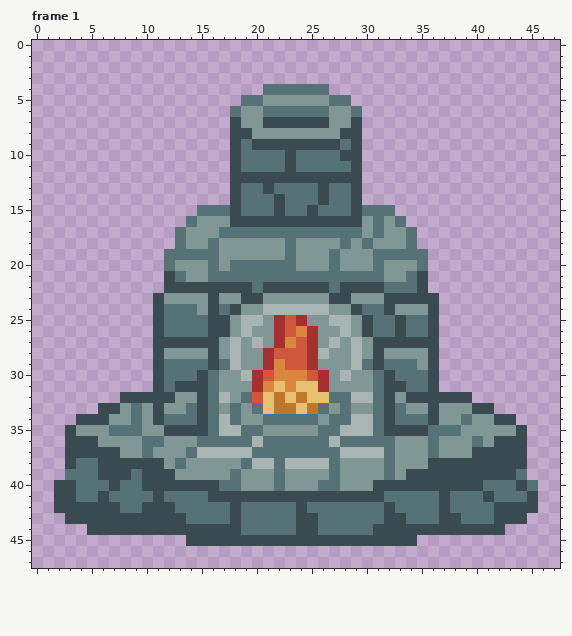
Pixel-art file -- Assets/Visual/ASE Sprites/cardforge.ase. Above, as it was before the edit.
48x48 pixels, 1 frame. Colours within 5 levels of each other are drawn and written as one. Shown: frame 1. The commit also changed other frames, which this record leaves out.
The same view after the edit:
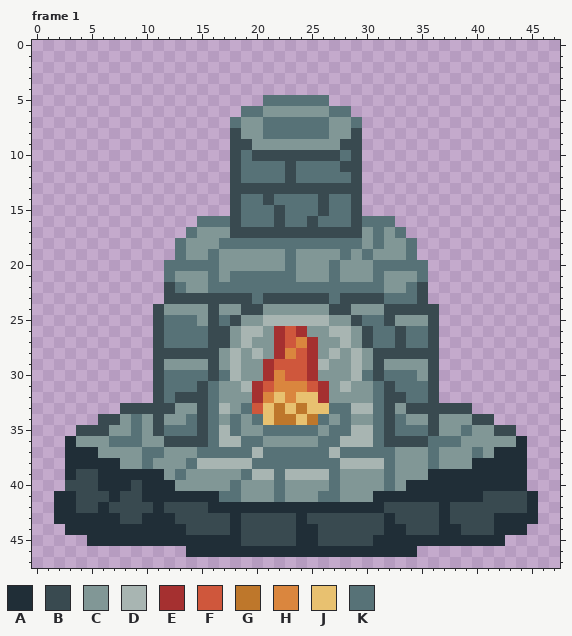
Palette (. is transparent): A #202e37  B #394a50  C #819796  D #a8b5b2  E #a53030  F #cf573c  G #be772b  H #da863e  J #e8c170  K #577277
The exact change:
Changed rows in their new state; - is an unchanged pixel.
Frame 1:
first column x 2:
 4 -------------------......-------------------
 5 -----------------..KKKKKK..-----------------
 6 ----------------.KKCCCCCCKK.----------------
 7 ----------------K--KKKKKK--K----------------
 8 -----------------C-KKKKKK-C-----------------
 9 -----------------BCCCCCCCCB-----------------
10 ------------------BBB-BBBBK-----------------
11 --------------------------B-----------------
12 -----------------KKKK-KKKKK-----------------
13 -----------------BB-BBBB-BB-----------------
14 -------------------BK-----------------------
15 -------------...-------KB---...-------------
16 ------------.KKK-KKK-KK-KKK-K-K.------------
17 -----------.K--CBBBBBBBBBBBB---K.-----------
18 --------------CKKKKKK-KKKK-KCK--------------
19 ----------.-CC-----------CK-KCCC-.----------
20 -----------KKK--CCCCC---------KKK-----------
21 ----------KC---C------CCC-CCC---CK----------
22 -----------KCCKKKK-KKKKKK-KKKKCC------------
23 ---------.BBBB-BB-KBBBBBBK-BBBKKK-.---------
24 ----------CCC--CCBBCCCCCCBBCCC-BBB----------
25 -------------C-KBCCDDDDDDCCBK-BCCC----------
26 ------------------D---EC-D------------------
27 ----------KKKK-BCDC--FH--CDCBKK-KK----------
28 ----------BBBB----DCEH--CD----BBBB----------
29 ----------CCCC-C----F---D---C-CCC-----------
30 -------------KBKDCCE-FFEC-CDKBK--C----------
31 -----------KK----D-FH-HF--D----K------------
32 ------...-KBB--C-CEHJHJ-ECCCC--BKK-...------
33 ----..BBB-B-C--DCKF--JGJJK-DD--CBB-BBB..----
34 --..-B----CC---C--KJGGJGKC-CC---CC---CBB..--
35 -.BBBCC--BKKK---KCCKKKKKC-K----KKKBCCK--BB.-
36 -ACC-KKKCCBBBB-DD-KCCCCC-KDDD-BBBB-KK-C-CCA-
37 -AAACC---K--CKKKKKD------DKKKK--------KCAAA-
38 -AAAAACCKC-CKDDDDDKK-KKKK-DDDD----KCCCAAAAA-
39 -ABBAAAAAACK----CKDD-DDDD-------CCAAAAAAAAA-
40 .-BBAAABAAACCCCC--------C----CKCAAAAAAAAAAA.
41 AABB-ABBAAAAAAAKKCCCKCCCKKCCCAAAAAAAAAA-BBBA
42 AA--A-BB-A-BBBAAAAAAAAAAAAAAAA-BBBBABBBB---A
43 AAAAAA--AAA-BBBBABBBBBA-BBBBBBA-BBBA-BBBAAAA
44 -AAAAAAAAAAA----ABBBBBAABBBBB-AA---AA---AAA-
45 ---AAAAAAAAAAAAAA-----AA-----AAAAAAAAAAAA---
46 ------------AAAAAAAAAAAAAAAAAAAAA-----------
